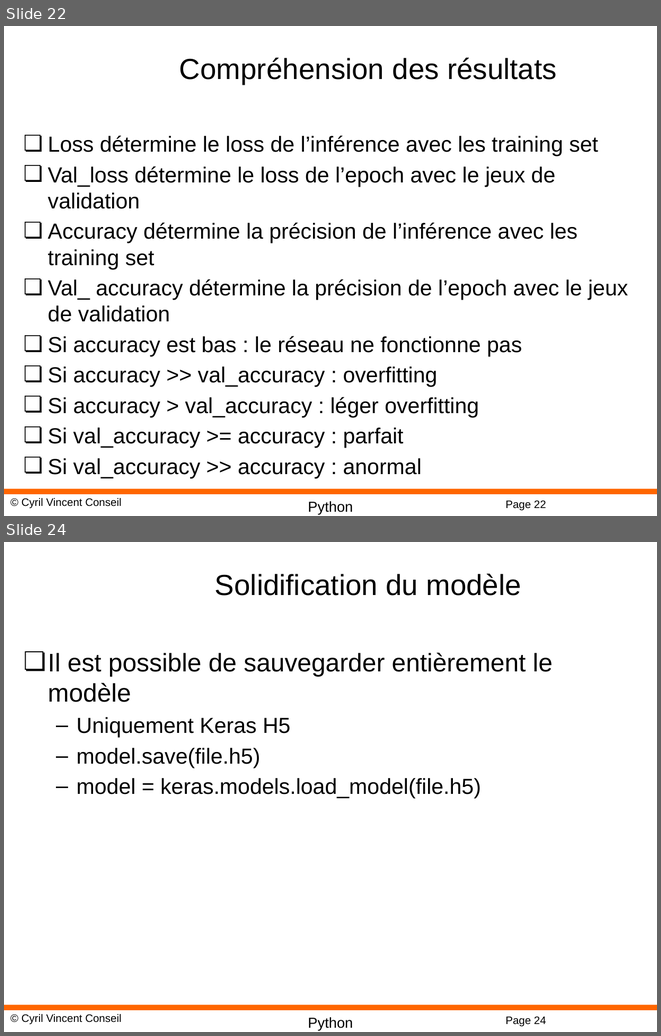
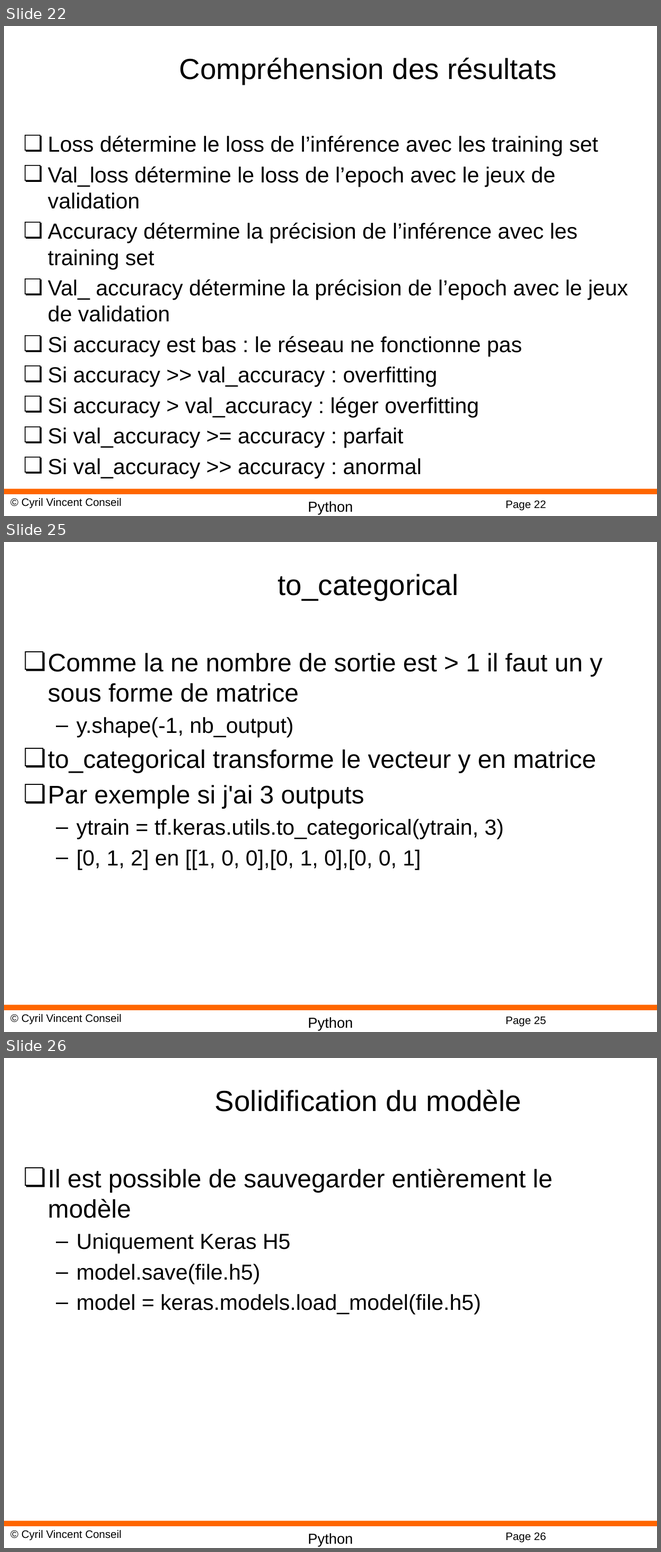
Before and after one commit to cyrilvincent/ML, a slide deck: PPT/DeepLearning09-Keras.pptx. Shown one above the other, each under a label of ours: slides 22 and 24 before the commit, slides 22, 25 and 26 after it; the slides between them are not shown. The pictures are 661x1036 and 661x1552 pixels, drawn with LibreOffice and Linux fonts; fonts in the diff are those of the drawing; background and template pictures are left out. Boxes give left, top, right and bottom in pixels: in the first picture for what was removed or moved away, otherwise in the second. Text is boxed around its words. In the diff, an @@ line names an element or a change of style, - is before the commit and + after.

```diff
--- a/PPT/DeepLearning09-Keras.pptx
+++ b/PPT/DeepLearning09-Keras.pptx
@@ slide 25 added at bbox=[4, 542, 657, 1032], background #FFFFFF; not listed: 4 template elements that a slide beside it also shows @@
@@ title added at bbox=[278, 574, 459, 600], 32 pt, text #000000 @@
+to_categorical
@@ text added at bbox=[48, 653, 602, 870], 28 pt, text #000000 @@
+❏ Comme la ne nombre de sortie est > 1 il faut un y sous forme de matrice
+  – y.shape(-1, nb_output)
+❏ to_categorical transforme le vecteur y en matrice
+❏ Par exemple si j'ai 3 outputs
+  – ytrain = tf.keras.utils.to_categorical(ytrain, 3)
+  – [0, 1, 2] en [[1, 0, 0],[0, 1, 0],[0, 0, 1]
@@ what was slide 24 is now slide 26 @@
@@ page number at bbox=[505, 1532, 546, 1542]: text changed @@
-Page 24
+Page 26
```
Also in this commit, not shown: 1 slide changed, 1 other slide added.
